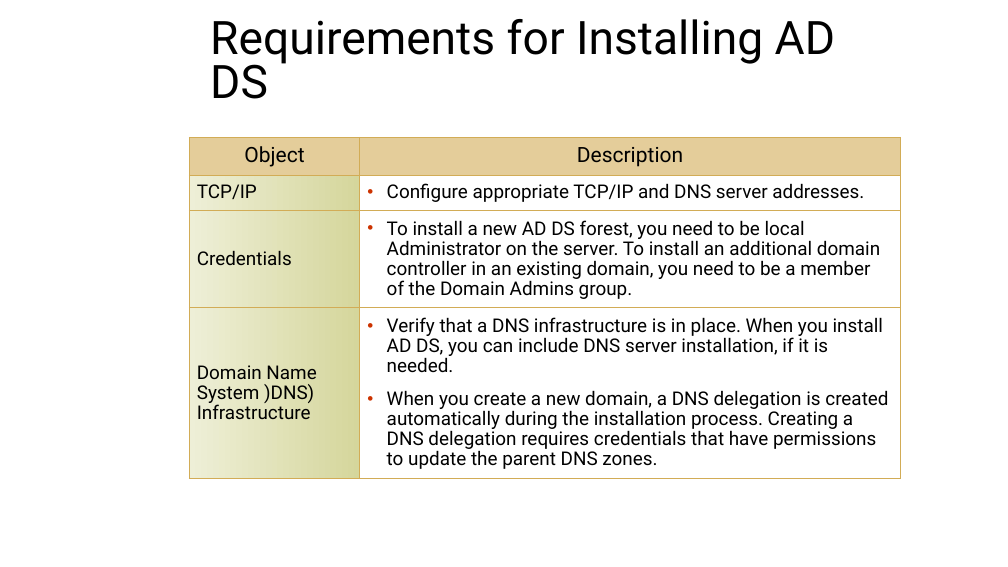
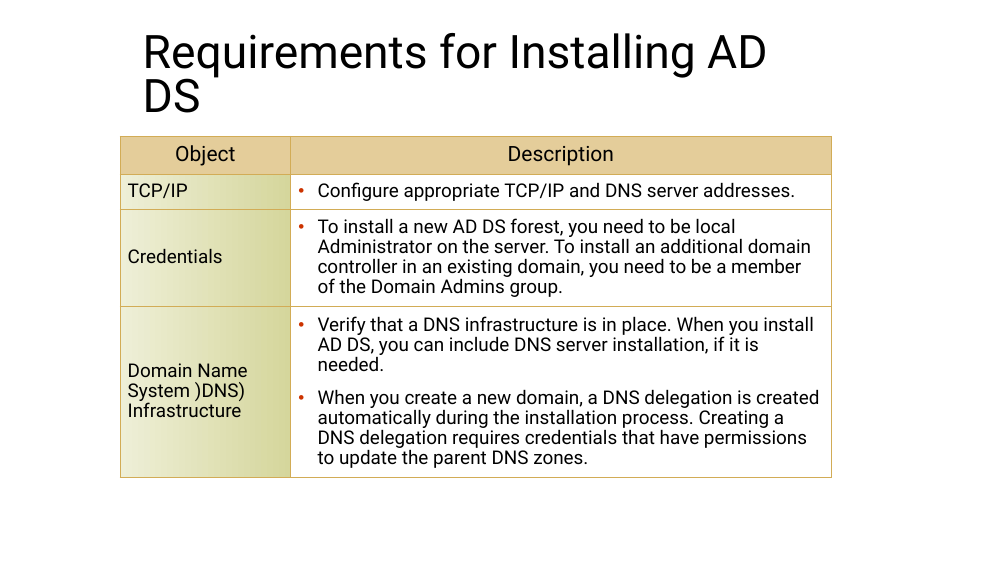
Before and after one commit to dhaval9911/dotfiles, a slide deck: slide 8 of programs/avinash.pptx (slide 9 before the commit). Drawn at 1008x567 pixels with LibreOffice and Linux fonts; fonts in the diff are those of the drawing; background and template pictures are left out. Boxes give left, top, right and bottom in pixels: in the first picture for what was removed or moved away, otherwise in the second. Text is boxed around its words. In the diff, an @@ line names an element or a change of style, - is before the commit and + after.

```diff
--- a/programs/avinash.pptx
+++ b/programs/avinash.pptx
@@ text "Requirements for Installing AD DS" moved from (x1=210, y1=19, x2=835, y2=99) to (x1=143, y1=33, x2=767, y2=113) @@
@@ table moved from (x1=189, y1=138, x2=901, y2=473) to (x1=120, y1=136, x2=832, y2=472) @@
```
Also in this commit, not shown: 8 other slides changed, 4 slides removed, 1 other file.
